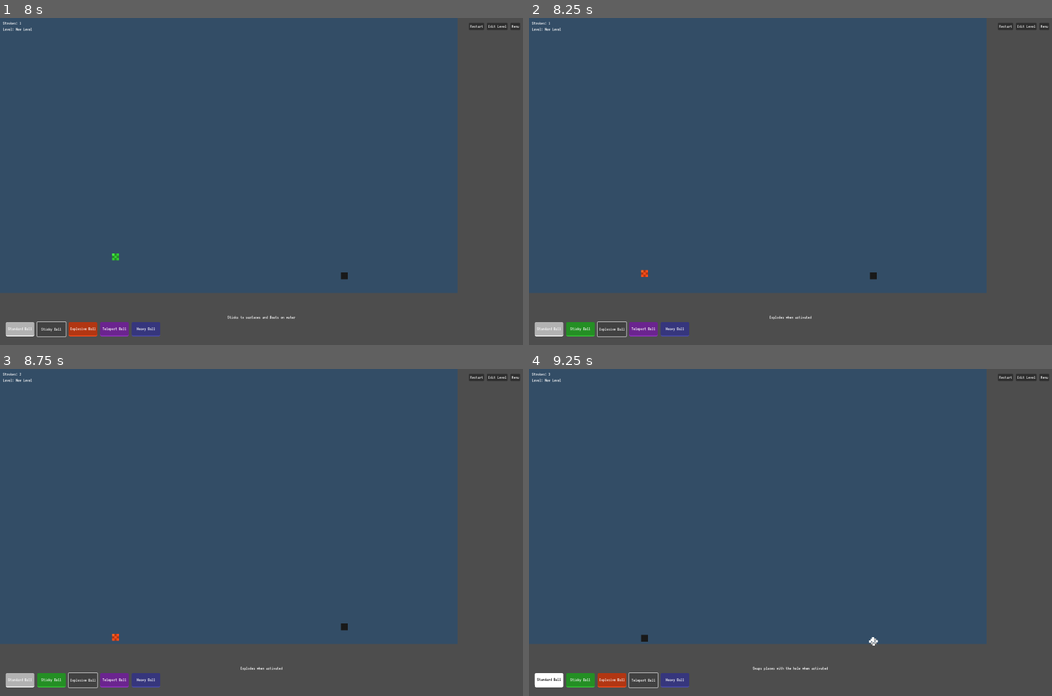
Above: before the commit, frames 1-4 (two rows, left to right).
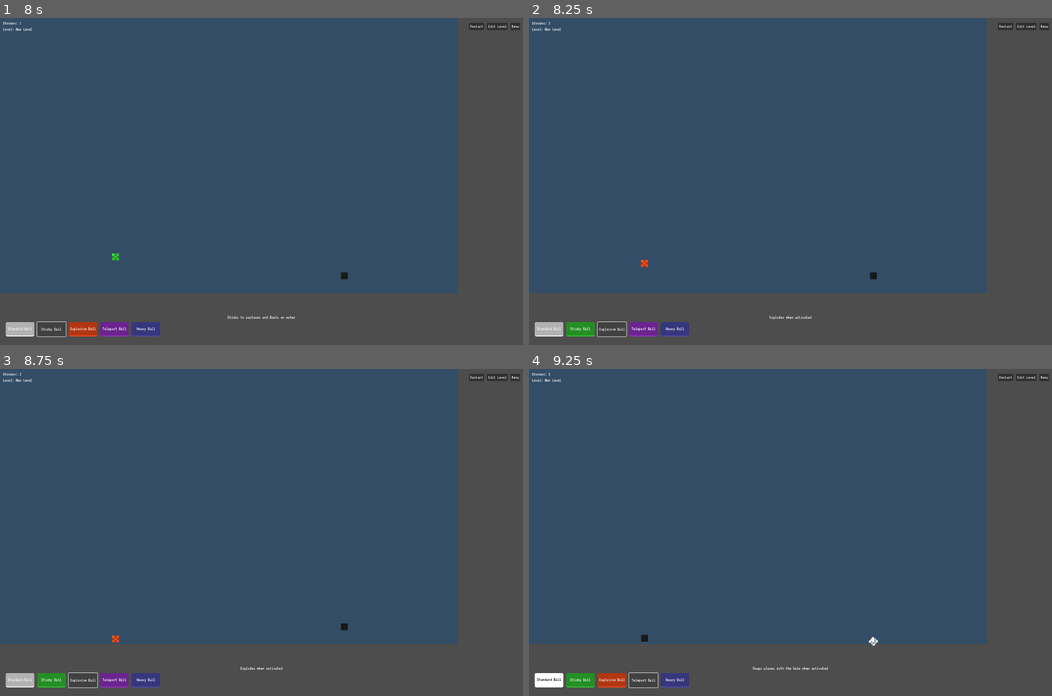
Above: after the commit, the same moments.

Repository: josefzachar/golf-game
Game: Godot game, scene res://assets/scenes/LevelEditor.tscn
Two runs of this game, one before a commit and one after it. Both use one fixed random seed, a clock stepped at 60 frames per second and the inputs below. This scene is started directly instead of the project's main scene.
Inputs:
- Up to frame 1 (8 s): click "Set Ball Start" at 0.5 s; click "Set Ball Start" at 1.25 s; click "Test Play Level" at 2 s; click "Restart" at 2.75 s; click "Restart" at 3.5 s; click "Restart" at 4.25 s; click "Edit Level" at 5 s; click "Test Play Level" at 5.75 s; click "Standard Ball" at 6.5 s; click "Sticky Ball" at 7.25 s
- Up to frame 2 (8.25 s): click "Explosive Ball" at 8 s
- Up to frame 3 (8.75 s): no input
- Up to frame 4 (9.25 s): click "Teleport Ball" at 8.75 s

Frame 1 is identical in both runs. In frame 2, less than 0.1% of the frame differs, in the area x 3-23%, y 1-80%; in frame 3, less than 0.1%; in frame 4, nothing differs.

Commit message:
Ball physics

Diff:
--- a/assets/scripts/Ball.gd
+++ b/assets/scripts/Ball.gd
@@ -89,6 +89,17 @@
 	# Update ball rotation based on horizontal velocity
 	update_ball_rotation(delta)
 
+	# Handle ceiling stick timer for sticky ball
+	if current_ball_type == Constants.BallType.STICKY and has_meta("ceiling_stick_time"):
+		var time_left = get_meta("ceiling_stick_time") - delta
+		if time_left <= 0:
+			# Time's up, remove the meta and apply gravity
+			remove_meta("ceiling_stick_time")
+			ball_velocity.y = 0.1  # Small initial velocity to start falling
+		else:
+			# Update the timer
+			set_meta("ceiling_stick_time", time_left)
+
 	# Request redraw for visual updates
 	queue_redraw()
 
@@ -147,16 +158,19 @@
 	if not sand_simulation:
 		return
 
-	# Clear any existing ball from the grid
+	# Clear any existing ball from the grid - more thorough approach
 	for x in range(Constants.GRID_WIDTH):
 		for y in range(Constants.GRID_HEIGHT):
 			if sand_simulation.get_cell(x, y) == Constants.CellType.BALL:
 				sand_simulation.set_cell(x, y, Constants.CellType.EMPTY)
 
-	# Set the ball's position in the grid (since physics still uses a single cell)
+	# Set the ball's position in the grid (only a single cell)
 	var x = int(ball_position.x)
 	var y = int(ball_position.y)
-	sand_simulation.set_cell(x, y, Constants.CellType.BALL)
+
+	# Only set the ball cell if it's within bounds
+	if x >= 0 and x < Constants.GRID_WIDTH and y >= 0 and y < Constants.GRID_HEIGHT:
+		sand_simulation.set_cell(x, y, Constants.CellType.BALL)
 
 # Function to switch ball type
 func switch_ball_type(new_type):
@@ -169,6 +183,10 @@
 	# Set the new ball type and update properties
 	current_ball_type = new_type
 	update_ball_properties()
+
+	# Remove any ceiling stick timer if changing ball type
+	if has_meta("ceiling_stick_time"):
+		remove_meta("ceiling_stick_time")
 
 	# Special behavior for teleport ball - swap with hole when switched to
 	if new_type == Constants.BallType.TELEPORT:
@@ -190,6 +208,10 @@
 
 	# Special case: if at bottom edge, allow shooting regardless of velocity
 	if ball_position.y >= Constants.GRID_HEIGHT - 1.5:
+		return true
+
+	# For sticky ball, always allow shooting
+	if current_ball_type == Constants.BallType.STICKY:
 		return true
 
 	# Use a higher threshold matching REST_THRESHOLD from Constants.gd
--- a/assets/scripts/BallCollisionPhysics.gd
+++ b/assets/scripts/BallCollisionPhysics.gd
@@ -12,6 +12,9 @@
 	material_physics = BallMaterialPhysics.new(ball)
 
 func calculate_new_position():
+	# For sticky ball in mid-air, ensure we're not applying any resistance
+	var is_sticky_in_air = ball.current_ball_type == Constants.BallType.STICKY
+
 	var new_ball_position = ball.ball_position + ball.ball_velocity * 0.1
 
 	# Handle stone collisions
@@ -137,10 +140,18 @@
 	# Update the ball position here and exit
 	ball.ball_position = new_ball_position
 
-	# Place ball at new position
+	# Place ball at new position - only if within bounds
 	var x = int(ball.ball_position.x)
 	var y = int(ball.ball_position.y)
-	ball.sand_simulation.set_cell(x, y, Constants.CellType.BALL)
+	if x >= 0 and x < Constants.GRID_WIDTH and y >= 0 and y < Constants.GRID_HEIGHT:
+		# First clear any existing ball cells to prevent duplicates
+		for cx in range(Constants.GRID_WIDTH):
+			for cy in range(Constants.GRID_HEIGHT):
+				if ball.sand_simulation.get_cell(cx, cy) == Constants.CellType.BALL:
+					ball.sand_simulation.set_cell(cx, cy, Constants.CellType.EMPTY)
+
+		# Now set the new ball position
+		ball.sand_simulation.set_cell(x, y, Constants.CellType.BALL)
 
 func handle_boundary_collisions(new_ball_position):
 	var bounced = false
@@ -170,7 +181,11 @@
 	if new_ball_position.y <= 0:
 		new_ball_position.y = 0
 		if ball.current_ball_type == Constants.BallType.STICKY:
-			ball.ball_velocity = Vector2.ZERO  # Sticky ball sticks to ceiling
+			# Sticky ball sticks to ceiling for 3 seconds
+			if not ball.has_meta("ceiling_stick_time"):
+				ball.set_meta("ceiling_stick_time", 3.0)  # Set 3 second timer
+			# Always stop movement when touching ceiling
+			ball.ball_velocity = Vector2.ZERO
 		else:
 			ball.ball_velocity.y = -ball.ball_velocity.y * bounce_factor
 		bounced = true
@@ -224,8 +239,16 @@
 			if cell_type == Constants.CellType.SAND:
 				ball.sand_simulation.create_impact_crater(check_pos, ball.ball_velocity.length() * 0.2 * size_multiplier)
 				return
-			elif cell_type == Constants.CellType.DIRT and ball.ball_velocity.length() > 5.0 * threshold_multiplier:
-				ball.sand_simulation.create_impact_crater(check_pos, ball.ball_velocity.length() * 0.02 * size_multiplier)
+			elif cell_type == Constants.CellType.DIRT:
+				# Make dirt much more resistant to crater formation for standard and sticky balls
+				if ball.current_ball_type == Constants.BallType.HEAVY:
+					# Heavy ball can still create craters in dirt, but needs significant force
+					if ball.ball_velocity.length() > 5.0 * threshold_multiplier:
+						ball.sand_simulation.create_impact_crater(check_pos, ball.ball_velocity.length() * 0.02 * size_multiplier)
+				else:
+					# Standard and sticky balls need MUCH more force to create craters in dirt
+					if ball.ball_velocity.length() > 12.0:  # Very high threshold
+						ball.sand_simulation.create_impact_crater(check_pos, ball.ball_velocity.length() * 0.01 * size_multiplier)  # Smaller craters
 				return
 
 func handle_material_collisions(new_ball_position):
--- a/assets/scripts/BallMaterialPhysics.gd
+++ b/assets/scripts/BallMaterialPhysics.gd
@@ -21,13 +21,14 @@
 			if ball.current_ball_type == Constants.BallType.STICKY:
 				# Find the highest liquid cell in this column to float on
 				for check_y in range(y, 0, -1):
-					var check_cell = ball.sand_simulation.get_cell(check_y, x)
-					var check_props = ball.sand_simulation.get_cell_properties(check_y, x)
+					var check_cell = ball.sand_simulation.get_cell(x, check_y)
+					var check_props = ball.sand_simulation.get_cell_properties(x, check_y)
 					if not check_props or check_props.material_type != Constants.MaterialType.LIQUID:
 						# Position the ball just on top of the liquid
 						ball.ball_position.y = check_y + 1
-						ball.ball_velocity.y = 0  # No vertical movement
-						ball.ball_velocity.x *= (1.0 - cell_properties.friction * 0.1)  # Friction based on liquid properties
+						# Set to very small velocity to allow shooting from water
+						ball.ball_velocity.y = 0.01  # Tiny vertical velocity to allow shooting
+						ball.ball_velocity.x *= (1.0 - cell_properties.friction * 0.1)  # Minimal friction
 						break
 			else:
 				# Apply resistance based on liquid properties
@@ -71,6 +72,12 @@
 
 		# Get ball mass from properties
 		var ball_mass = ball.ball_properties.get("mass", Constants.BALL_MASS)
+
+		# For sticky ball in mid-air (not on surface and not in liquid), apply normal gravity
+		if ball.current_ball_type == Constants.BallType.STICKY and !on_surface and !in_liquid:
+			# Make sure we're not slowing down in mid-air
+			gravity_modifier = 1.0  # Full gravity for sticky ball in mid-air
+
 		ball.ball_velocity.y += Constants.GRAVITY * 0.01 * ball_mass * gravity_modifier
 
 # Apply resistance from any material based on its properties
@@ -139,14 +146,26 @@
 	# Store if this is a grass cell (top dirt)
 	var is_grass = cell_properties.is_top_dirt if cell_properties.has("is_top_dirt") else false
 
+	# Check if this is dirt (more rigid) or sand (softer)
+	var is_dirt = false
+	var cell_type = ball.sand_simulation.get_cell(cell_pos.x, cell_pos.y)
+	if cell_type == Constants.CellType.DIRT:
+		is_dirt = true
+
 	# Calculate penetration threshold based on material strength
 	var penetration_threshold = cell_properties.strength * 2.0
+
+	# Make dirt much more rigid for standard and sticky balls
+	if is_dirt:
+		if ball.current_ball_type == Constants.BallType.STANDARD or ball.current_ball_type == Constants.BallType.STICKY:
+			penetration_threshold *= 5.0  # Much higher threshold for dirt
 
 	# Heavy ball has increased impact force
 	var penetration_factor = 1.0
 	if ball.current_ball_type == Constants.BallType.HEAVY:
 		penetration_factor = ball.ball_properties.get("penetration_factor", 1.0)
-		penetration_threshold *= 0.5  # Easier for heavy ball to penetrate
+		if not is_dirt:
+			penetration_threshold *= 0.5  # Easier for heavy ball to penetrate (but only for sand, not dirt)
 
 	# If moving fast enough or material is weak enough, penetrate the material
 	if impact_force * penetration_factor > penetration_threshold:
@@ -271,7 +290,23 @@
 func apply_granular_resistance(cell_properties):
 	var resistance = cell_properties.density * cell_properties.friction
 
-	if ball.current_ball_type == Constants.BallType.HEAVY:
+	# For sticky ball, don't apply any resistance in mid-air
+	if ball.current_ball_type == Constants.BallType.STICKY:
+		# Only apply resistance if actually touching the material
+		var x = int(ball.ball_position.x)
+		var y = int(ball.ball_position.y)
+		var cell_below = Vector2(x, y + 1)
+		var is_on_material = false
+
+		if cell_below.y < Constants.GRID_HEIGHT:
+			var cell_type = ball.sand_simulation.get_cell(cell_below.x, cell_below.y)
+			if cell_type == Constants.CellType.SAND or cell_type == Constants.CellType.DIRT:
+				is_on_material = true
+
+		# Only apply resistance if on material
+		if is_on_material:
+			ball.ball_velocity /= (1.0 + (resistance / ball.ball_properties.get("mass", Constants.BALL_MASS)) * 0.6)
+	elif ball.current_ball_type == Constants.BallType.HEAVY:
 		# Heavy ball experiences less resistance
 		ball.ball_velocity /= (1.0 + (resistance / ball.ball_properties.get("mass", Constants.BALL_MASS)) * 0.3)
 	else:
--- a/assets/scripts/BallPhysics.gd
+++ b/assets/scripts/BallPhysics.gd
@@ -25,16 +25,19 @@
 	if ball.main_node and ball.main_node.has_method("get") and ball.main_node.get("game_won"):
 		return
 
-	# Clear current ball position
-	var x = int(ball.ball_position.x)
-	var y = int(ball.ball_position.y)
-	ball.sand_simulation.set_cell(x, y, Constants.CellType.EMPTY)
+	# Clear ALL ball cells from the grid to prevent leftovers
+	for x in range(Constants.GRID_WIDTH):
+		for y in range(Constants.GRID_HEIGHT):
+			if ball.sand_simulation.get_cell(x, y) == Constants.CellType.BALL:
+				ball.sand_simulation.set_cell(x, y, Constants.CellType.EMPTY)
 
 	# EXTREMELY AGGRESSIVE STONE DETECTION - Delegate to surface physics
 	if surface_physics.handle_stone_detection():
 		return
 
 	# Check if ball is in water - Delegate to material physics
+	var x = int(ball.ball_position.x)
+	var y = int(ball.ball_position.y)
 	var in_water = material_physics.handle_water_physics(x, y)
 
 	# Check if ball is resting on a surface - Delegate to surface physics
@@ -48,7 +51,8 @@
 		# Delegate to collision physics
 		collision_physics.calculate_new_position()
 
-	# Place ball at new position
+	# Place ball at new position - only if within bounds
 	x = int(ball.ball_position.x)
 	y = int(ball.ball_position.y)
-	ball.sand_simulation.set_cell(x, y, Constants.CellType.BALL)
+	if x >= 0 and x < Constants.GRID_WIDTH and y >= 0 and y < Constants.GRID_HEIGHT:
+		ball.sand_simulation.set_cell(x, y, Constants.CellType.BALL)
--- a/assets/scripts/BallSurfacePhysics.gd
+++ b/assets/scripts/BallSurfacePhysics.gd
@@ -26,12 +26,8 @@
 		# Force the ball to rest directly on top of the stone
 		ball.ball_position.y = stone_y_pos - 1  # Position exactly on top of stone
 
-		# For sticky ball, set to very low velocity instead of zero
-		# This allows shooting while still sticking to the surface
-		if ball.current_ball_type == Constants.BallType.STICKY:
-			ball.ball_velocity = Vector2(0, 0.01)  # Very tiny velocity to allow shooting
-		else:
-			ball.ball_velocity = Vector2.ZERO  # Complete stop - no velocity at all
+		# Always set to very low velocity instead of zero to allow shooting
+		ball.ball_velocity = Vector2(0, 0.01)  # Very tiny velocity to allow shooting
 
 		# Place ball at this position and exit immediately
 		var x = int(ball.ball_position.x)
@@ -119,9 +115,10 @@
 
 	# Different behavior based on ball type
 	if ball.current_ball_type == Constants.BallType.STICKY:
-		# Set velocity to very small value instead of zero to allow shooting
-		ball.ball_velocity.x = 0
-		ball.ball_velocity.y = 0.01  # Tiny value above zero
+		# For sticky ball, preserve horizontal velocity but set a minimum vertical velocity
+		# This allows the ball to be shot while still appearing to stick to the surface
+		if ball.ball_velocity.length() < 0.1:  # Only if not already moving significantly
+			ball.ball_velocity.y = 0.01  # Tiny value above zero to allow shooting
 	else:
 		# INCREASED FRICTION: Apply much stronger horizontal friction on stone
 		if abs(ball.ball_velocity.x) > 0.1:
@@ -155,9 +152,10 @@
 
 	# Different behavior based on ball type
 	if ball.current_ball_type == Constants.BallType.STICKY:
-		# Sticky ball - use very small velocity to allow shooting
-		ball.ball_velocity.x = 0
-		ball.ball_velocity.y = 0.01  # Tiny value above zero
+		# For sticky ball, preserve horizontal velocity but set a minimum vertical velocity
+		# This allows the ball to be shot while still appearing to stick to the surface
+		if ball.ball_velocity.length() < 0.1:  # Only if not already moving significantly
+			ball.ball_velocity.y = 0.01  # Tiny value above zero to allow shooting
 	else:
 		# Apply moderate friction for nice rolling behavior
 		if abs(ball.ball_velocity.x) > 0.1:
